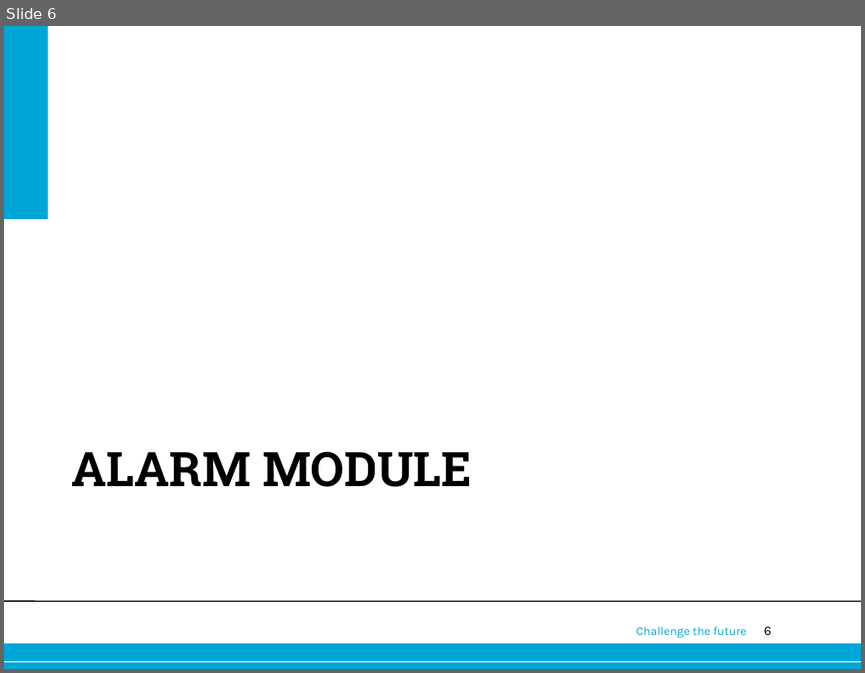
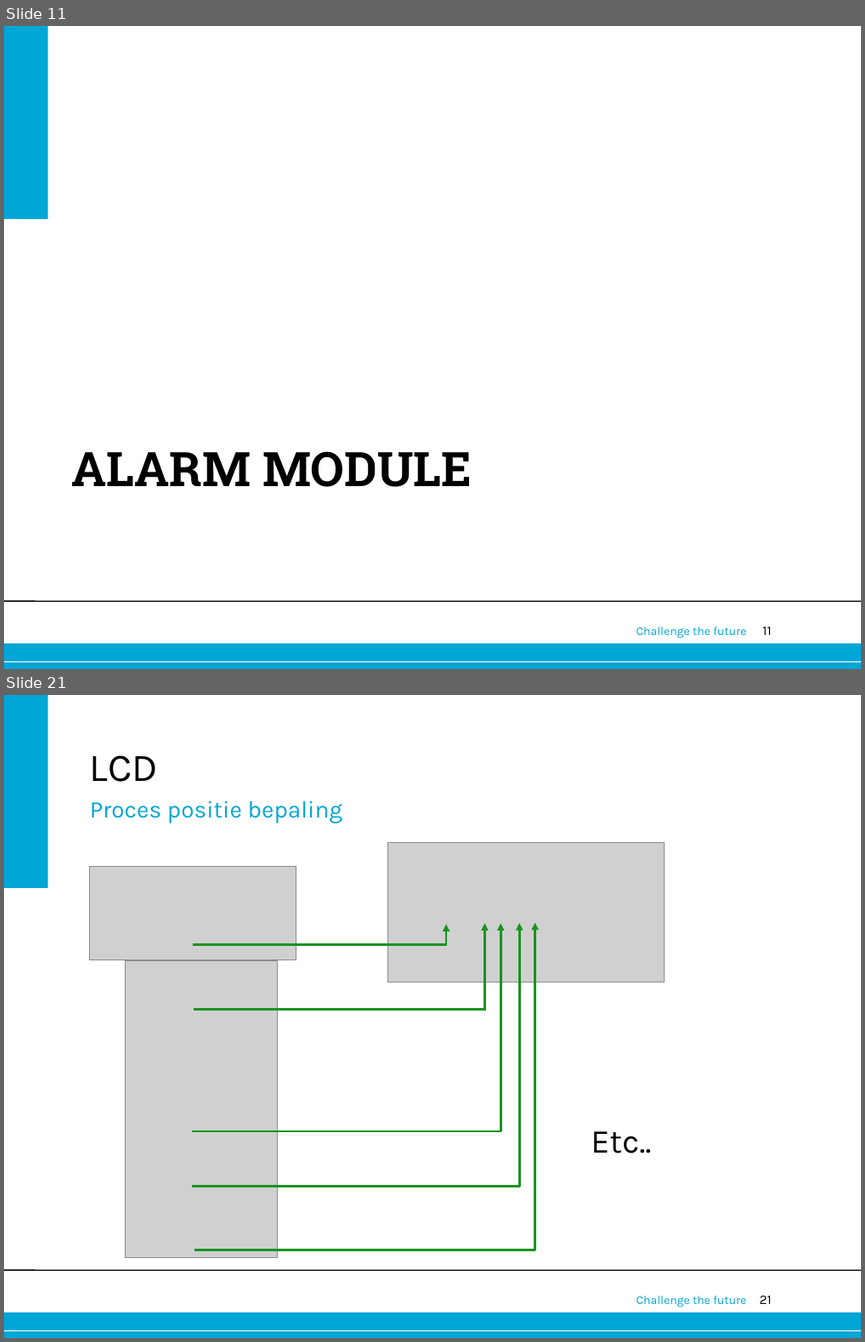
Before and after one commit to Alex-Oudsen/EPO-3, a slide deck: Presentatie/Presentatie groep A1.pptx. Shown one above the other, each under a label of ours: slide 6 before the commit, slides 11 and 21 after it; the slides between them are not shown. The pictures are 865x673 and 865x1342 pixels, drawn with LibreOffice and Linux fonts; fonts in the diff are those of the drawing; grey boxes stand for pictures; background and template pictures are left out. Boxes give left, top, right and bottom in pixels: in the first picture for what was removed or moved away, otherwise in the second. Text is boxed around its words. In the diff, an @@ line names an element or a change of style, - is before the commit and + after.

```diff
--- a/Presentatie/Presentatie groep A1.pptx
+++ b/Presentatie/Presentatie groep A1.pptx
@@ slide 21 added at [4, 695, 861, 1338], background #FFFFFF; not listed: 6 template elements that a slide beside it also shows @@
@@ title added at [90, 755, 158, 782], 33 pt, text #000000 @@
+LCD
@@ text added at [90, 800, 343, 823], 20 pt, text #00A6D6 @@
+Proces positie bepaling
@@ picture added at [388, 842, 664, 982] @@
@@ text added at [590, 1131, 651, 1153], 28 pt, text #000000 @@
+Etc..
@@ group added at [90, 867, 535, 1258]: 5 arrows, 5 lines, 2 pictures @@
@@ what was slide 6 is now slide 11 @@
@@ page number at [762, 626, 771, 635]: text changed @@
-6
+11
```
Also in this commit, not shown: 14 other slides added, 4 slides removed.
